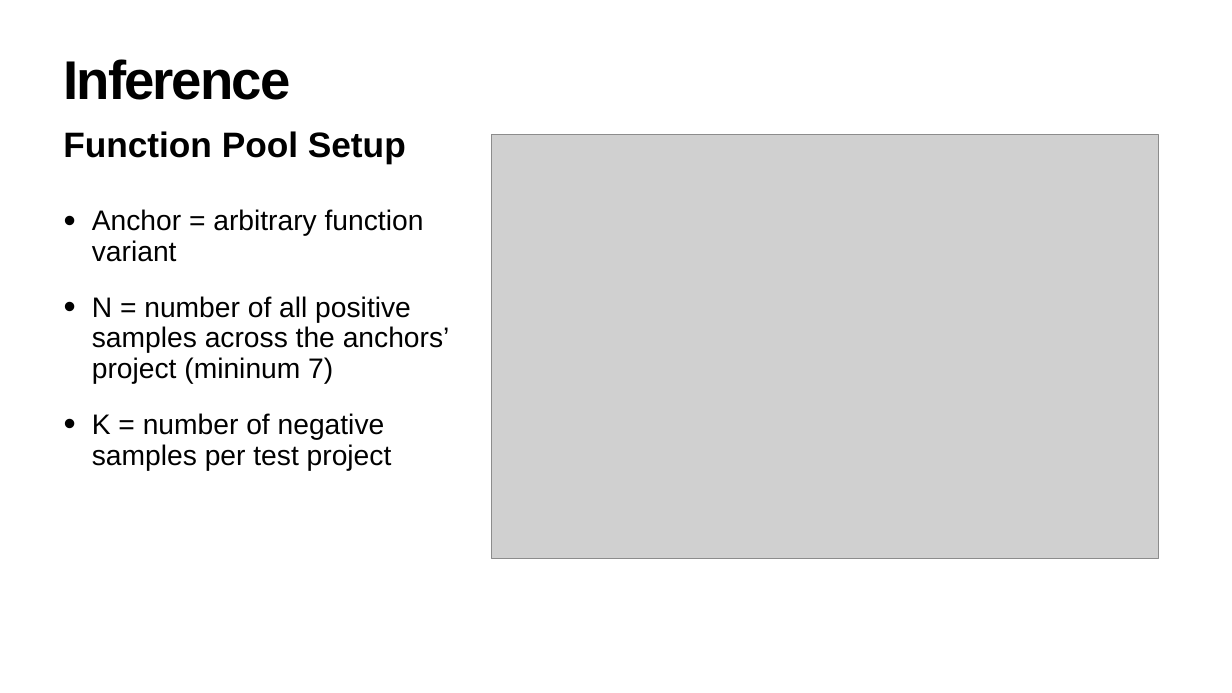
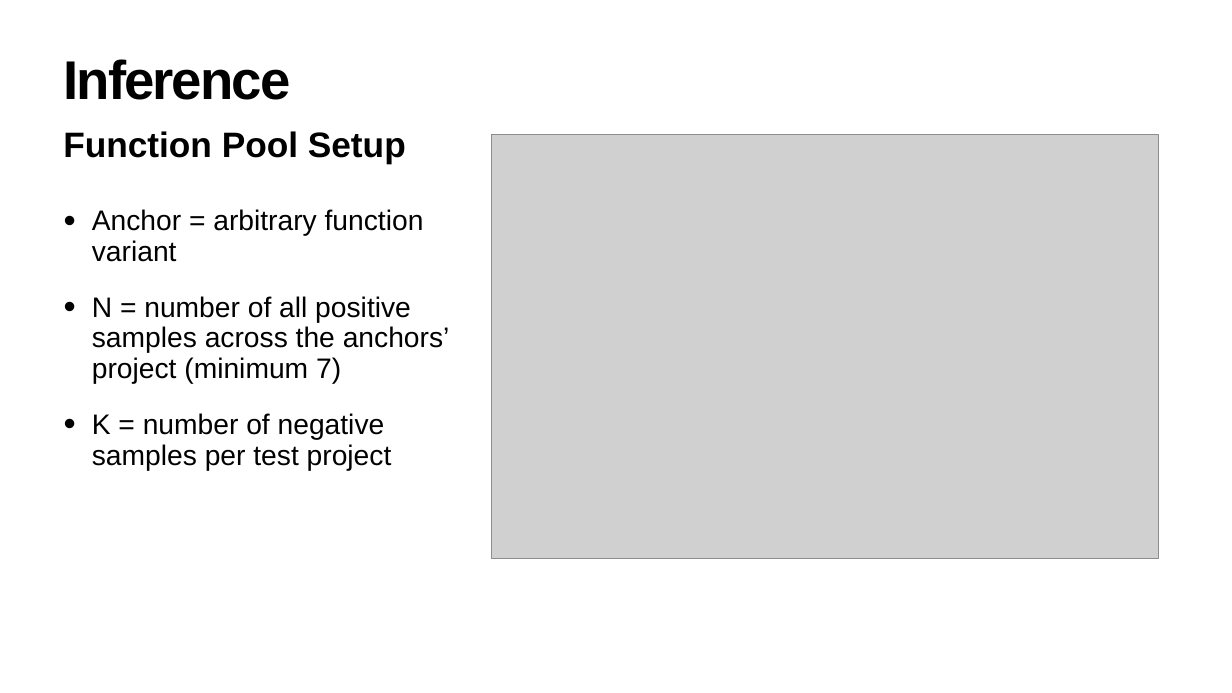
Before and after one commit to julig3ccd/BinAI, a slide deck: slide 9 of presentation/final_presentation.pptx. Drawn at 1232x693 pixels with LibreOffice and Linux fonts; fonts in the diff are those of the drawing; grey boxes stand for pictures. Boxes give left, top, right and bottom in pixels: in the first picture for what was removed or moved away, otherwise in the second. Text is boxed around its words. In the diff, an @@ line names an element or a change of style, - is before the commit and + after.

Commit message:
Slides: fix typo and mixed up measurements

```diff
--- a/presentation/final_presentation.pptx
+++ b/presentation/final_presentation.pptx
@@ text at (92,296,450,384): text changed @@
-    • N = number of all positive samples across the anchors’ project (mininum 7)
+    • N = number of all positive samples across the anchors’ project (minimum 7)
```
Also in this commit, not shown: 2 other slides changed.
